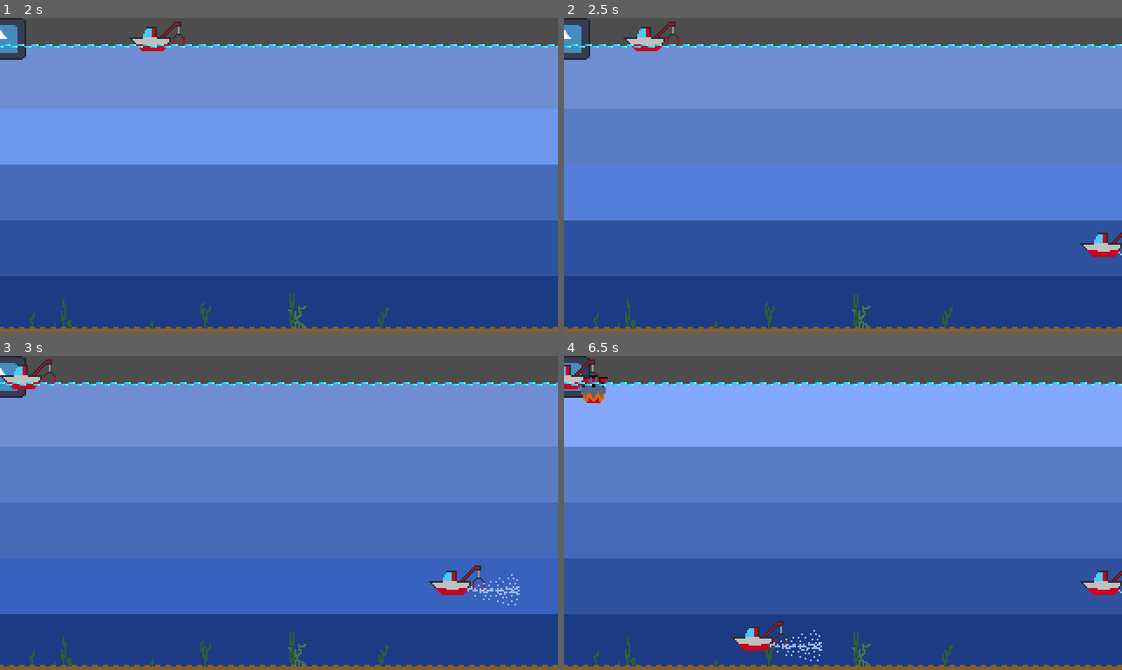
Above: before the commit, frames 1-4 (two rows, left to right).
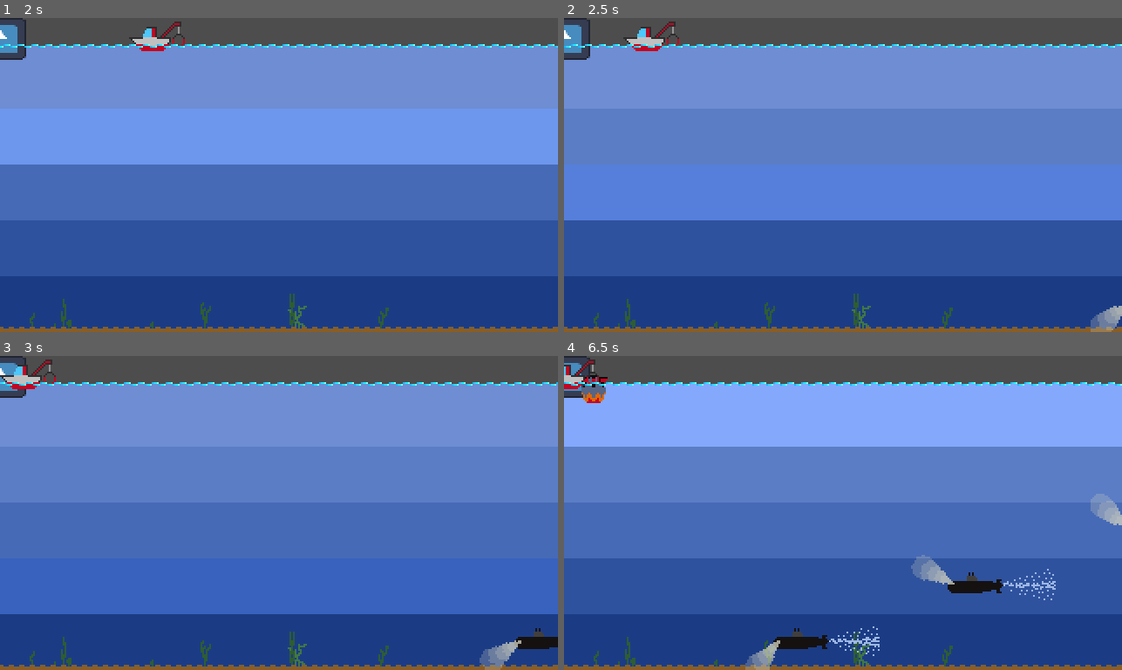
Above: after the commit, the same moments.

Repository: Redmori/Ludum-Dare-57-Depths
Game: Godot game, scene res://scenes/game.tscn
Same seed, same stepped clock (60 frames per second), same inputs: the game is played once before the commit and once after it. The engine's default icon, where the game draws it, is replaced by a stand-in: a white triangle on a blue panel in a dark square.
Inputs (mouse positions are in pixels of both pictures, inside the frame that each line leads up to):
- Up to frame 1 (2 s): move the mouse to (279, 80) at 0.52 s; click (279, 80) at 0.67 s; move the mouse to (279, 137) at 1.27 s; click (279, 137) at 1.42 s
- Up to frame 2 (2.5 s): move the mouse to (843, 193) at 2.02 s; click (843, 193) at 2.17 s
- Up to frame 3 (3 s): move the mouse to (279, 585) at 2.77 s; click (279, 585) at 2.92 s
- Up to frame 4 (6.5 s): move the mouse to (843, 641) at 3.52 s; click (843, 641) at 3.67 s; move the mouse to (675, 465) at 4.27 s; click (675, 465) at 4.42 s; move the mouse to (870, 513) at 5.02 s; click (870, 513) at 5.17 s; move the mouse to (759, 434) at 5.77 s; click (759, 434) at 5.92 s

Frame 1 is identical in both runs. In frame 2, 0.7% of the frame differs, in the area x 92-100%, y 68-100%; in frame 3, 1.3%; in frame 4, 2.9%, in the area x 30-100%, y 43-100%.

Commit message:
Oh, Ocean Blues!

Diff:
--- /dev/null
+++ b/scenes/enemies/sown.tscn
@@ -0,0 +1,76 @@
+[gd_scene load_steps=6 format=3 uid="uid://dea7txfmwgkqk"]
+
+[ext_resource type="Texture2D" uid="uid://dm0qn36r6thfq" path="res://assets/Sprites/spotlight.png" id="1_4r5wv"]
+
+[sub_resource type="GDScript" id="GDScript_wjbk3"]
+script/source = "extends Node2D
+
+var speed = 50
+
+# Called when the node enters the scene tree for the first time.
+func _ready():
+	pass # Replace with function body.
+
+
+# Called every frame. 'delta' is the elapsed time since the previous frame.
+func _process(delta):
+	pass
+
+func get_speed():
+	print(\"setting speed\")
+	return speed
+"
+
+[sub_resource type="Animation" id="Animation_c4w8v"]
+length = 0.001
+tracks/0/type = "value"
+tracks/0/imported = false
+tracks/0/enabled = true
+tracks/0/path = NodePath("type/Sprite2D:rotation")
+tracks/0/interp = 1
+tracks/0/loop_wrap = true
+tracks/0/keys = {
+"times": PackedFloat32Array(0),
+"transitions": PackedFloat32Array(1),
+"update": 0,
+"values": [0.0]
+}
+
+[sub_resource type="Animation" id="Animation_5uy6h"]
+resource_name = "spotlight"
+length = 0.8
+loop_mode = 2
+tracks/0/type = "value"
+tracks/0/imported = false
+tracks/0/enabled = true
+tracks/0/path = NodePath("type/Sprite2D:rotation")
+tracks/0/interp = 1
+tracks/0/loop_wrap = true
+tracks/0/keys = {
+"times": PackedFloat32Array(0, 0.8),
+"transitions": PackedFloat32Array(1, 1),
+"update": 0,
+"values": [-1.91986, -1.22173]
+}
+
+[sub_resource type="AnimationLibrary" id="AnimationLibrary_xwavj"]
+_data = {
+&"RESET": SubResource("Animation_c4w8v"),
+&"spotlight": SubResource("Animation_5uy6h")
+}
+
+[node name="type" type="Node2D"]
+script = SubResource("GDScript_wjbk3")
+
+[node name="Sprite2D" type="Sprite2D" parent="."]
+position = Vector2(-12, -1)
+rotation = -1.67477
+texture = ExtResource("1_4r5wv")
+offset = Vector2(-11, -11)
+
+[node name="AnimationPlayer" type="AnimationPlayer" parent="."]
+root_node = NodePath("../..")
+libraries = {
+&"": SubResource("AnimationLibrary_xwavj")
+}
+autoplay = "spotlight"
--- /dev/null
+++ b/scenes/enemies/sown_enemy.tscn
@@ -0,0 +1,63 @@
+[gd_scene load_steps=10 format=3 uid="uid://lgejhuvkmhtp"]
+
+[ext_resource type="Script" uid="uid://kn7sttfl824t" path="res://scripts/enemy.gd" id="1_vo478"]
+[ext_resource type="Texture2D" uid="uid://b2lskbmt2jktv" path="res://assets/Sprites/sub.png" id="2_qndfj"]
+[ext_resource type="Texture2D" uid="uid://b4kqr50coalb0" path="res://assets/Spritesheets/wake.png" id="3_uta7h"]
+[ext_resource type="PackedScene" uid="uid://dea7txfmwgkqk" path="res://scenes/enemies/sown.tscn" id="4_7u621"]
+
+[sub_resource type="RectangleShape2D" id="RectangleShape2D_md0e3"]
+size = Vector2(32, 17)
+
+[sub_resource type="AtlasTexture" id="AtlasTexture_5uy6h"]
+atlas = ExtResource("3_uta7h")
+region = Rect2(0, 0, 32, 32)
+
+[sub_resource type="AtlasTexture" id="AtlasTexture_c4w8v"]
+atlas = ExtResource("3_uta7h")
+region = Rect2(32, 0, 32, 32)
+
+[sub_resource type="AtlasTexture" id="AtlasTexture_xwavj"]
+atlas = ExtResource("3_uta7h")
+region = Rect2(64, 0, 32, 32)
+
+[sub_resource type="SpriteFrames" id="SpriteFrames_nenq2"]
+animations = [{
+"frames": [{
+"duration": 1.0,
+"texture": SubResource("AtlasTexture_5uy6h")
+}, {
+"duration": 1.0,
+"texture": SubResource("AtlasTexture_c4w8v")
+}, {
+"duration": 1.0,
+"texture": SubResource("AtlasTexture_xwavj")
+}],
+"loop": true,
+"name": &"default",
+"speed": 10.0
+}]
+
+[node name="enemy" type="PathFollow2D"]
+rotates = false
+script = ExtResource("1_vo478")
+
+[node name="Area2D" type="Area2D" parent="."]
+collision_layer = 2
+collision_mask = 4
+
+[node name="Sprite2D" type="Sprite2D" parent="Area2D"]
+texture = ExtResource("2_qndfj")
+
+[node name="CollisionShape2D" type="CollisionShape2D" parent="Area2D"]
+position = Vector2(0, -3.5)
+shape = SubResource("RectangleShape2D_md0e3")
+
+[node name="AnimatedSprite2D" type="AnimatedSprite2D" parent="."]
+position = Vector2(30, 0)
+sprite_frames = SubResource("SpriteFrames_nenq2")
+autoplay = "default"
+frame_progress = 0.729584
+
+[node name="type" parent="." instance=ExtResource("4_7u621")]
+
+[connection signal="area_entered" from="Area2D" to="." method="_on_area_2d_area_entered"]
--- /dev/null
+++ b/scenes/enemies/sub.tscn
@@ -0,0 +1,23 @@
+[gd_scene load_steps=2 format=3 uid="uid://bomjyq6bpdc7r"]
+
+[sub_resource type="GDScript" id="GDScript_wjbk3"]
+script/source = "extends Node2D
+
+var speed = 50
+
+# Called when the node enters the scene tree for the first time.
+func _ready():
+	pass # Replace with function body.
+
+
+# Called every frame. 'delta' is the elapsed time since the previous frame.
+func _process(delta):
+	pass
+
+func get_speed():
+	print(\"setting speed\")
+	return speed
+"
+
+[node name="type" type="Node2D"]
+script = SubResource("GDScript_wjbk3")
--- /dev/null
+++ b/scenes/enemies/sub_enemy.tscn
@@ -0,0 +1,63 @@
+[gd_scene load_steps=10 format=3 uid="uid://b1ptvjtlr3vdc"]
+
+[ext_resource type="Script" uid="uid://kn7sttfl824t" path="res://scripts/enemy.gd" id="1_18mk4"]
+[ext_resource type="Texture2D" uid="uid://b2lskbmt2jktv" path="res://assets/Sprites/sub.png" id="2_ubwon"]
+[ext_resource type="Texture2D" uid="uid://b4kqr50coalb0" path="res://assets/Spritesheets/wake.png" id="3_0bs6p"]
+[ext_resource type="PackedScene" uid="uid://bomjyq6bpdc7r" path="res://scenes/enemies/sub.tscn" id="4_tvto2"]
+
+[sub_resource type="RectangleShape2D" id="RectangleShape2D_md0e3"]
+size = Vector2(32, 17)
+
+[sub_resource type="AtlasTexture" id="AtlasTexture_5uy6h"]
+atlas = ExtResource("3_0bs6p")
+region = Rect2(0, 0, 32, 32)
+
+[sub_resource type="AtlasTexture" id="AtlasTexture_c4w8v"]
+atlas = ExtResource("3_0bs6p")
+region = Rect2(32, 0, 32, 32)
+
+[sub_resource type="AtlasTexture" id="AtlasTexture_xwavj"]
+atlas = ExtResource("3_0bs6p")
+region = Rect2(64, 0, 32, 32)
+
+[sub_resource type="SpriteFrames" id="SpriteFrames_nenq2"]
+animations = [{
+"frames": [{
+"duration": 1.0,
+"texture": SubResource("AtlasTexture_5uy6h")
+}, {
+"duration": 1.0,
+"texture": SubResource("AtlasTexture_c4w8v")
+}, {
+"duration": 1.0,
+"texture": SubResource("AtlasTexture_xwavj")
+}],
+"loop": true,
+"name": &"default",
+"speed": 10.0
+}]
+
+[node name="enemy" type="PathFollow2D"]
+rotates = false
+script = ExtResource("1_18mk4")
+
+[node name="Area2D" type="Area2D" parent="."]
+collision_layer = 2
+collision_mask = 4
+
+[node name="Sprite2D" type="Sprite2D" parent="Area2D"]
+texture = ExtResource("2_ubwon")
+
+[node name="CollisionShape2D" type="CollisionShape2D" parent="Area2D"]
+position = Vector2(0, -3.5)
+shape = SubResource("RectangleShape2D_md0e3")
+
+[node name="AnimatedSprite2D" type="AnimatedSprite2D" parent="."]
+position = Vector2(30, 0)
+sprite_frames = SubResource("SpriteFrames_nenq2")
+autoplay = "default"
+frame_progress = 0.729584
+
+[node name="type" parent="." instance=ExtResource("4_tvto2")]
+
+[connection signal="area_entered" from="Area2D" to="." method="_on_area_2d_area_entered"]
--- /dev/null
+++ b/scenes/enemies/sup.tscn
@@ -0,0 +1,76 @@
+[gd_scene load_steps=6 format=3 uid="uid://cnkn0xhld70p2"]
+
+[ext_resource type="Texture2D" uid="uid://dm0qn36r6thfq" path="res://assets/Sprites/spotlight.png" id="2_yrffd"]
+
+[sub_resource type="GDScript" id="GDScript_wjbk3"]
+script/source = "extends Node2D
+
+var speed = 50
+
+# Called when the node enters the scene tree for the first time.
+func _ready():
+	pass # Replace with function body.
+
+
+# Called every frame. 'delta' is the elapsed time since the previous frame.
+func _process(delta):
+	pass
+
+func get_speed():
+	print(\"setting speed\")
+	return speed
+"
+
+[sub_resource type="Animation" id="Animation_c4w8v"]
+length = 0.001
+tracks/0/type = "value"
+tracks/0/imported = false
+tracks/0/enabled = true
+tracks/0/path = NodePath("type/Sprite2D:rotation")
+tracks/0/interp = 1
+tracks/0/loop_wrap = true
+tracks/0/keys = {
+"times": PackedFloat32Array(0),
+"transitions": PackedFloat32Array(1),
+"update": 0,
+"values": [0.0]
+}
+
+[sub_resource type="Animation" id="Animation_5uy6h"]
+resource_name = "spotlight"
+length = 0.8
+loop_mode = 2
+tracks/0/type = "value"
+tracks/0/imported = false
+tracks/0/enabled = true
+tracks/0/path = NodePath("type/Sprite2D:rotation")
+tracks/0/interp = 1
+tracks/0/loop_wrap = true
+tracks/0/keys = {
+"times": PackedFloat32Array(0, 0.8),
+"transitions": PackedFloat32Array(1, 1),
+"update": 0,
+"values": [0.349066, -0.349066]
+}
+
+[sub_resource type="AnimationLibrary" id="AnimationLibrary_xwavj"]
+_data = {
+&"RESET": SubResource("Animation_c4w8v"),
+&"spotlight": SubResource("Animation_5uy6h")
+}
+
+[node name="type" type="Node2D"]
+script = SubResource("GDScript_wjbk3")
+
+[node name="Sprite2D" type="Sprite2D" parent="."]
+position = Vector2(-12, -1)
+rotation = 0.349066
+texture = ExtResource("2_yrffd")
+offset = Vector2(-11, -11)
+
+[node name="AnimationPlayer" type="AnimationPlayer" parent="."]
+root_node = NodePath("../..")
+libraries = {
+&"": SubResource("AnimationLibrary_xwavj")
+}
+autoplay = "spotlight"
--- /dev/null
+++ b/scenes/enemies/sup_enemy.tscn
@@ -0,0 +1,63 @@
+[gd_scene load_steps=10 format=3 uid="uid://pcl7pivs4ebt"]
+
+[ext_resource type="Script" uid="uid://kn7sttfl824t" path="res://scripts/enemy.gd" id="1_t0cqe"]
+[ext_resource type="Texture2D" uid="uid://b2lskbmt2jktv" path="res://assets/Sprites/sub.png" id="2_jgrnw"]
+[ext_resource type="Texture2D" uid="uid://b4kqr50coalb0" path="res://assets/Spritesheets/wake.png" id="3_n248h"]
+[ext_resource type="PackedScene" uid="uid://cnkn0xhld70p2" path="res://scenes/enemies/sup.tscn" id="4_w081p"]
+
+[sub_resource type="RectangleShape2D" id="RectangleShape2D_md0e3"]
+size = Vector2(32, 17)
+
+[sub_resource type="AtlasTexture" id="AtlasTexture_5uy6h"]
+atlas = ExtResource("3_n248h")
+region = Rect2(0, 0, 32, 32)
+
+[sub_resource type="AtlasTexture" id="AtlasTexture_c4w8v"]
+atlas = ExtResource("3_n248h")
+region = Rect2(32, 0, 32, 32)
+
+[sub_resource type="AtlasTexture" id="AtlasTexture_xwavj"]
+atlas = ExtResource("3_n248h")
+region = Rect2(64, 0, 32, 32)
+
+[sub_resource type="SpriteFrames" id="SpriteFrames_nenq2"]
+animations = [{
+"frames": [{
+"duration": 1.0,
+"texture": SubResource("AtlasTexture_5uy6h")
+}, {
+"duration": 1.0,
+"texture": SubResource("AtlasTexture_c4w8v")
+}, {
+"duration": 1.0,
+"texture": SubResource("AtlasTexture_xwavj")
+}],
+"loop": true,
+"name": &"default",
+"speed": 10.0
+}]
+
+[node name="enemy" type="PathFollow2D"]
+rotates = false
+script = ExtResource("1_t0cqe")
+
+[node name="Area2D" type="Area2D" parent="."]
+collision_layer = 2
+collision_mask = 4
+
+[node name="Sprite2D" type="Sprite2D" parent="Area2D"]
+texture = ExtResource("2_jgrnw")
+
+[node name="CollisionShape2D" type="CollisionShape2D" parent="Area2D"]
+position = Vector2(0, -3.5)
+shape = SubResource("RectangleShape2D_md0e3")
+
+[node name="AnimatedSprite2D" type="AnimatedSprite2D" parent="."]
+position = Vector2(30, 0)
+sprite_frames = SubResource("SpriteFrames_nenq2")
+autoplay = "default"
+frame_progress = 0.729584
+
+[node name="type" parent="." instance=ExtResource("4_w081p")]
+
+[connection signal="area_entered" from="Area2D" to="." method="_on_area_2d_area_entered"]
--- a/scenes/enemy.tscn
+++ b/scenes/enemy.tscn
@@ -1,7 +1,7 @@
 [gd_scene load_steps=9 format=3 uid="uid://bkhcljcbjtevi"]
 
 [ext_resource type="Script" uid="uid://kn7sttfl824t" path="res://scripts/enemy.gd" id="1_md0e3"]
-[ext_resource type="Texture2D" uid="uid://8hyvs05kamex" path="res://assets/Sprites/Boaty.png" id="2_md0e3"]
+[ext_resource type="Texture2D" uid="uid://b2lskbmt2jktv" path="res://assets/Sprites/sub.png" id="2_4ra3w"]
 [ext_resource type="Texture2D" uid="uid://b4kqr50coalb0" path="res://assets/Spritesheets/wake.png" id="3_4ra3w"]
 
 [sub_resource type="RectangleShape2D" id="RectangleShape2D_md0e3"]
@@ -45,14 +45,14 @@
 collision_mask = 4
 
 [node name="Sprite2D" type="Sprite2D" parent="Area2D"]
-texture = ExtResource("2_md0e3")
+texture = ExtResource("2_4ra3w")
 
 [node name="CollisionShape2D" type="CollisionShape2D" parent="Area2D"]
 position = Vector2(0, -3.5)
 shape = SubResource("RectangleShape2D_md0e3")
 
 [node name="AnimatedSprite2D" type="AnimatedSprite2D" parent="."]
-position = Vector2(20, 3)
+position = Vector2(30, 0)
 sprite_frames = SubResource("SpriteFrames_nenq2")
 autoplay = "default"
 frame_progress = 0.729584
--- a/scenes/explosion.tscn
+++ b/scenes/explosion.tscn
@@ -6,6 +6,33 @@
 
 [sub_resource type="CapsuleShape2D" id="CapsuleShape2D_nfeox"]
 radius = 13.0
+
+[sub_resource type="Animation" id="Animation_3el85"]
+length = 0.001
+tracks/0/type = "value"
+tracks/0/imported = false
+tracks/0/enabled = true
+tracks/0/path = NodePath("shockwave_right:position")
+tracks/0/interp = 1
+tracks/0/loop_wrap = true
+tracks/0/keys = {
+"times": PackedFloat32Array(0),
+"transitions": PackedFloat32Array(1),
+"update": 0,
+"values": [Vector2(9, 0)]
+}
+tracks/1/type = "value"
+tracks/1/imported = false
+tracks/1/enabled = true
+tracks/1/path = NodePath("shockwave_left:position")
+tracks/1/interp = 1
+tracks/1/loop_wrap = true
+tracks/1/keys = {
+"times": PackedFloat32Array(0),
+"transitions": PackedFloat32Array(1),
+"update": 0,
+"values": [Vector2(-50, 0)]
+}
 
 [sub_resource type="Animation" id="Animation_aw4cw"]
 resource_name = "explosion_animation"
@@ -35,33 +62,6 @@
 "values": [Vector2(-9, 0), Vector2(-35, 0), Vector2(-50, 0)]
 }
 
-[sub_resource type="Animation" id="Animation_3el85"]
-length = 0.001
-tracks/0/type = "value"
-tracks/0/imported = false
-tracks/0/enabled = true
-tracks/0/path = NodePath("shockwave_right:position")
-tracks/0/interp = 1
-tracks/0/loop_wrap = true
-tracks/0/keys = {
-"times": PackedFloat32Array(0),
-"transitions": PackedFloat32Array(1),
-"update": 0,
-"values": [Vector2(9, 0)]
-}
-tracks/1/type = "value"
-tracks/1/imported = false
-tracks/1/enabled = true
-tracks/1/path = NodePath("shockwave_left:position")
-tracks/1/interp = 1
-tracks/1/loop_wrap = true
-tracks/1/keys = {
-"times": PackedFloat32Array(0),
-"transitions": PackedFloat32Array(1),
-"update": 0,
-"values": [Vector2(-50, 0)]
-}
-
 [sub_resource type="AnimationLibrary" id="AnimationLibrary_hbmxj"]
 _data = {
 &"RESET": SubResource("Animation_3el85"),
--- a/scenes/game.tscn
+++ b/scenes/game.tscn
@@ -1,9 +1,11 @@
-[gd_scene load_steps=21 format=3 uid="uid://dxqxdh0vyn3ho"]
+[gd_scene load_steps=24 format=3 uid="uid://dxqxdh0vyn3ho"]
 
 [ext_resource type="PackedScene" uid="uid://cmfuennfc3qx8" path="res://scenes/player.tscn" id="1_uwrxv"]
 [ext_resource type="Script" uid="uid://dbu2l08ig2b2m" path="res://scripts/enemy_spawner.gd" id="2_lnu2h"]
 [ext_resource type="PackedScene" uid="uid://ynhcb1ucgvb3" path="res://scenes/depth.tscn" id="2_yqjtg"]
-[ext_resource type="PackedScene" uid="uid://bkhcljcbjtevi" path="res://scenes/enemy.tscn" id="3_lbhrr"]
+[ext_resource type="PackedScene" uid="uid://lgejhuvkmhtp" path="res://scenes/enemies/sown_enemy.tscn" id="3_kvuet"]
+[ext_resource type="PackedScene" uid="uid://b1ptvjtlr3vdc" path="res://scenes/enemies/sub_enemy.tscn" id="3_trtic"]
+[ext_resource type="PackedScene" uid="uid://pcl7pivs4ebt" path="res://scenes/enemies/sup_enemy.tscn" id="4_kvuet"]
 [ext_resource type="PackedScene" uid="uid://dj7njok0vlw58" path="res://scenes/base.tscn" id="5_iywne"]
 [ext_resource type="Texture2D" uid="uid://5rilx8axscef" path="res://assets/Sprites/Background/Lane_1.png" id="5_kvpfn"]
 [ext_resource type="Texture2D" uid="uid://b4dee5cewunut" path="res://assets/Sprites/Background/Lane_5.png" id="5_u5sy4"]
@@ -11,6 +13,7 @@
 [ext_resource type="Texture2D" uid="uid://b8vgh35c5p34n" path="res://assets/Spritesheets/waves.png" id="6_p57ef"]
 [ext_resource type="Texture2D" uid="uid://d1awskw4gr6ij" path="res://assets/Sprites/Background/Lane_3.png" id="7_kvuet"]
 [ext_resource type="Texture2D" uid="uid://dw6crr0u1jgb8" path="res://assets/Sprites/Background/Lane_4.png" id="8_trtic"]
+[ext_resource type="AudioStream" uid="uid://dtgep5c7wl27u" path="res://assets/Sounds/Oh, Ocean Blues.wav" id="13_kvuet"]
 
 [sub_resource type="AtlasTexture" id="AtlasTexture_u5sy4"]
 atlas = ExtResource("6_p57ef")
@@ -84,7 +87,9 @@
 
 [node name="depthcontroller" type="Node2D" parent="."]
 script = ExtResource("2_lnu2h")
-enemy = ExtResource("3_lbhrr")
+sub = ExtResource("3_trtic")
+sup = ExtResource("4_kvuet")
+sown = ExtResource("3_kvuet")
 
 [node name="lanes" type="Node2D" parent="depthcontroller"]
 
@@ -204,4 +209,8 @@
 frame = 6
 frame_progress = 0.155935
 
+[node name="AudioStreamPlayer2D" type="AudioStreamPlayer2D" parent="."]
+stream = ExtResource("13_kvuet")
+autoplay = true
+
 [connection signal="timeout" from="depthcontroller/Timer" to="depthcontroller" method="_on_timer_timeout"]
--- a/scripts/enemy.gd
+++ b/scripts/enemy.gd
@@ -1,9 +1,13 @@
 extends PathFollow2D
 
-var speed = 100
+var speed
+
+func _ready():
+	set_speed()
+
 # Called when the node enters the scene tree for the first time.
-func _ready():
-	pass # Replace with function body.
+func set_speed():
+	speed = find_child("type").get_speed()
 
 
 # Called every frame. 'delta' is the elapsed time since the previous frame.
@@ -13,5 +17,4 @@
 
 
 func _on_area_2d_area_entered(area):
-	print(self)
 	queue_free()
--- a/scripts/enemy_spawner.gd
+++ b/scripts/enemy_spawner.gd
@@ -1,6 +1,8 @@
 extends Node2D
 
-@export var enemy: PackedScene
+@export var sub: PackedScene
+@export var sup : PackedScene
+@export var sown : PackedScene
 
 @onready var lanes = $lanes
 @onready var depths = lanes.get_children()
@@ -18,7 +20,16 @@
 
 
 func _on_timer_timeout():
-	var new_enemy = enemy.instantiate()
+
+	var random_type = randi_range(0, 2)
+	var new_enemy
+	if random_type == 0:
+		new_enemy = sup.instantiate()
+	elif random_type == 1:
+		new_enemy = sown.instantiate()
+	else:
+		new_enemy = sub.instantiate()
+
 
 	var random_number = randi_range(0, depths.size()-1)
 	depths[random_number].get_node("Path").add_child(new_enemy)
Not shown, added: LICENSE.txt
Not shown, added: assets/Sounds/Oh, Ocean Blues.ogg.import
Not shown, added: assets/Sounds/Oh, Ocean Blues.wav.import
Binary file added: assets/Sprites/spotlight.png
Not shown, added: assets/Sprites/spotlight.png.import
Binary file added: assets/Sprites/sub.png
Not shown, added: assets/Sprites/sub.png.import
Not shown, added: assets/Sounds/Oh, Ocean Blues.mid
Not shown, added: assets/Sounds/Oh, Ocean Blues.ogg
Not shown, added: assets/Sounds/Oh, Ocean Blues.wav
Not shown, added: readme.md
